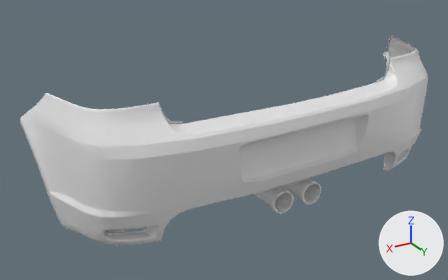
A saved change to the glTF model public/parts/wendtStrom_rearBumper_centerExhaust.glb.
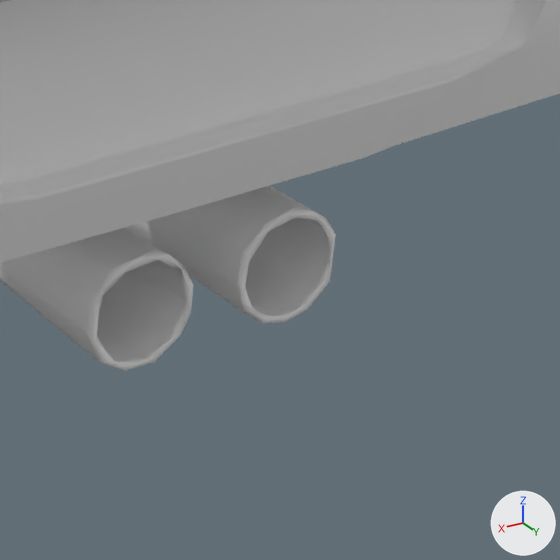
There are two pictures of each version: one whole from a 50 mm camera at (1.27, 3.569, 1.354) aimed at (0.144, 1.693, 0.416), one close up on the part from 57% to 81% of the width and 51% to 89% of the height. Arrows for +X, +Y and +Z are at lower right; the lights stay in place. The older version's two pictures come first. Where no turn or scale is listed for an object, it has been applied to the vertices. Vertices at exactly the same position are counted once.

Names of what the first close-up shows: 'rearBumper_centerExhaust'.
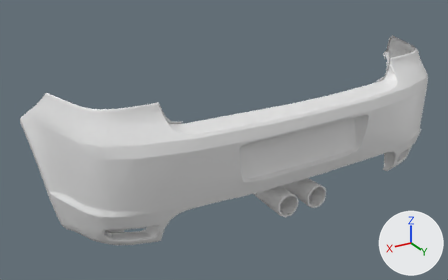
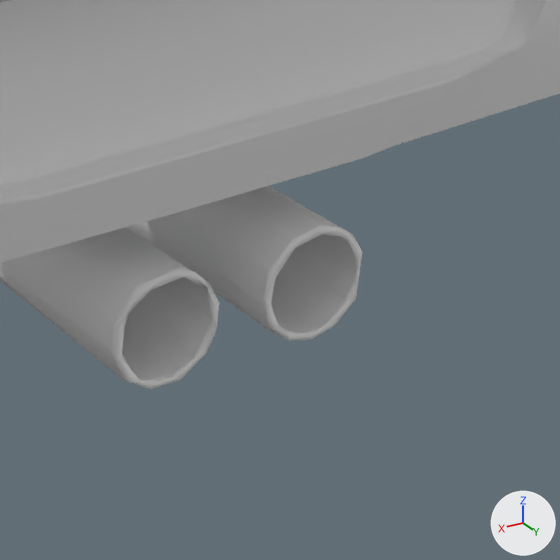
Commit message: Wendt Strom: center exhaust tips 3 cm further out

Boxes (x1, y1, x2, y2) around the edits, measured in the close-ups (560 x 560 px; the box of a moved part takes in the faces that stretch with it):
```json
{"object": "rearBumper_centerExhaust", "change": "reshaped", "before": [0, 0, 560, 371], "after": [0, 0, 560, 389]}
{"part": 1, "of": "me_wendtstrom_rearbumper_centerexhaust", "change": "moved or reshaped", "before": [0, 227, 194, 371], "after": [0, 227, 219, 389]}
{"part": 2, "of": "me_wendtstrom_rearbumper_centerexhaust", "change": "moved or reshaped", "before": [128, 186, 336, 323], "after": [128, 186, 362, 341]}
```

The change, as JSON lines over the scene's bpy script:
```json
{"block": "me_wendtstrom_rearbumper_centerexhaust", "where": "me_wendtstrom_rearbumper_centerexhaust.from_pydata(...)  # 697 vertices, 1150 faces; spans x -0.85..0.85, y -0.26..0.26, z -0.26..0.26"}
{"block": "me_wendtstrom_rearbumper_centerexhaust", "where": "# used by ob_rearbumper_centerexhaust; location = (0.0001, 1.7645, 0.445)"}
{"block": "me_wendtstrom_rearbumper_centerexhaust", "change": "me_wendtstrom_rearbumper_centerexhaust part 1: the loose piece of 54 vertices spanning x 0.02..0.11, y 0.01..0.21, z -0.23..-0.14 is scaled about the mesh origin by (1, 1.16, 1)"}
{"block": "me_wendtstrom_rearbumper_centerexhaust", "change": "me_wendtstrom_rearbumper_centerexhaust part 2: the loose piece of 58 vertices spanning x -0.11..-0.02, y 0.01..0.21, z -0.23..-0.14 is scaled about the mesh origin by (1, 1.16, 1)"}
```
